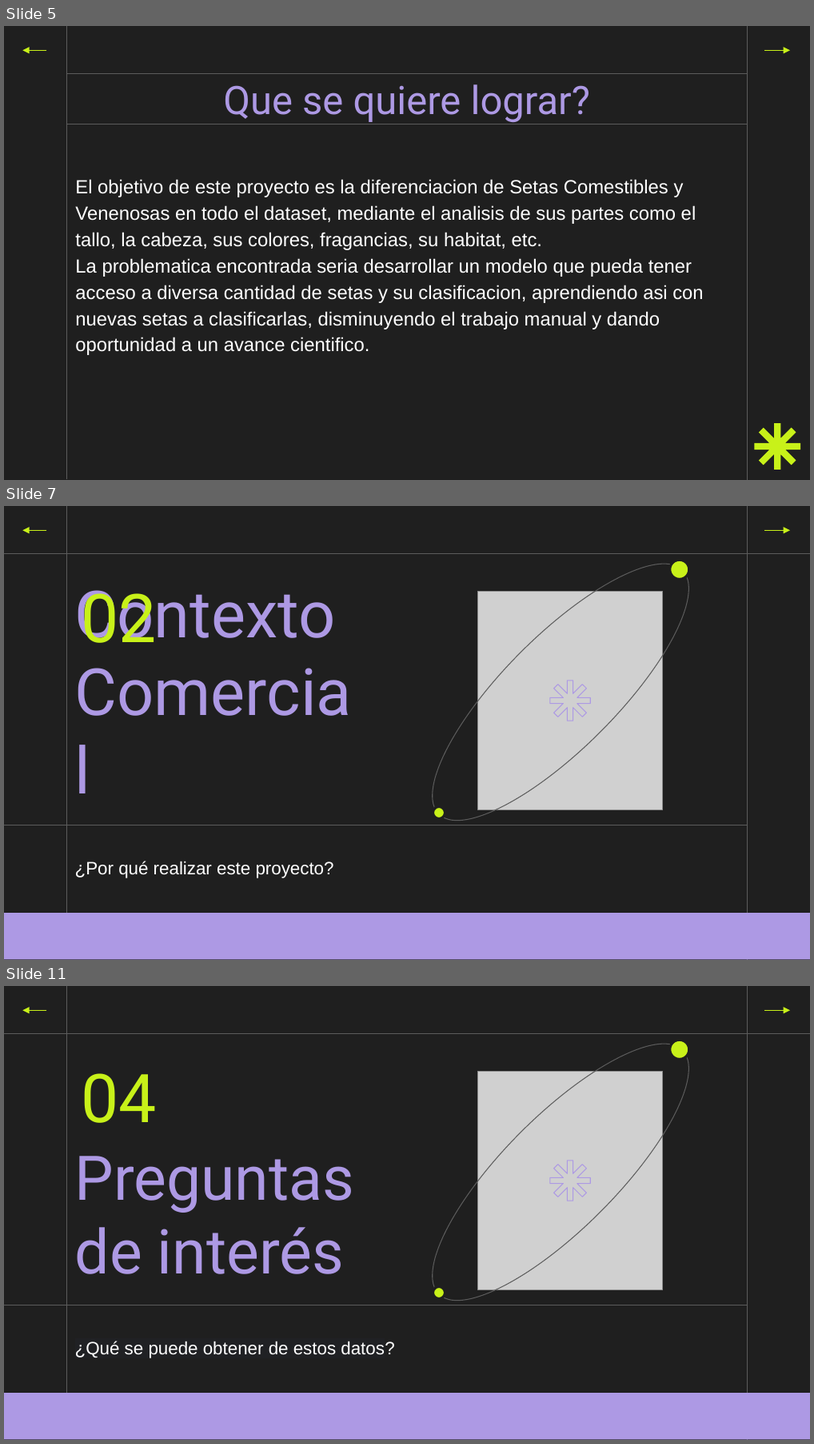
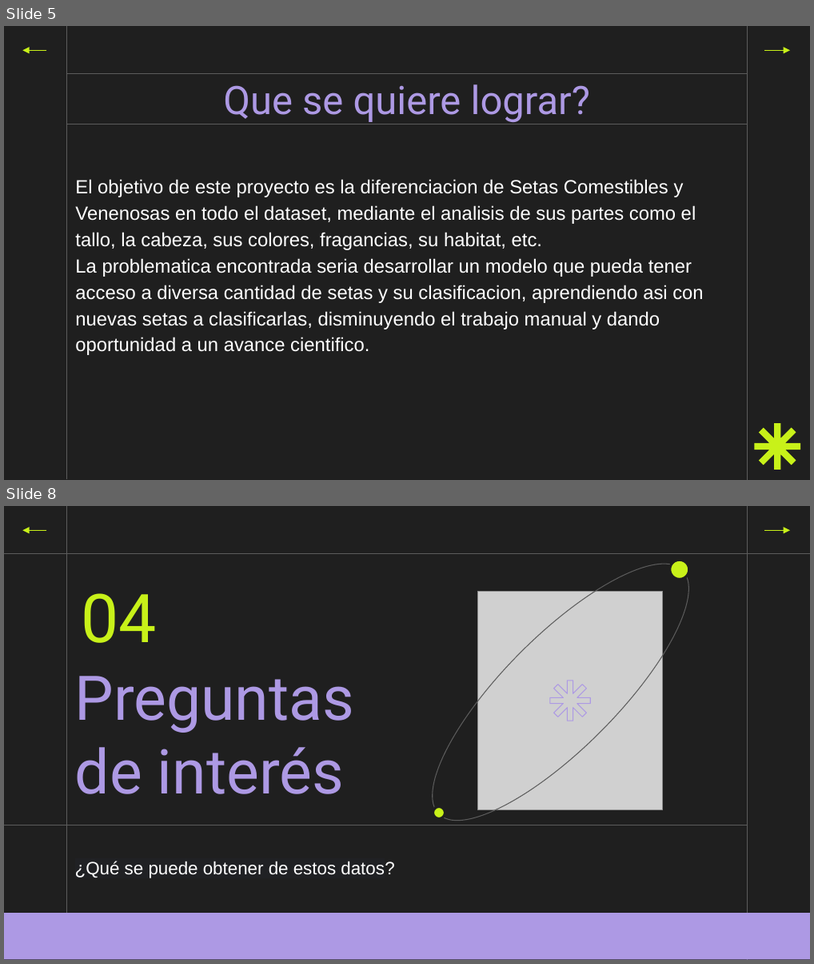
Before and after one commit to Sikriolc/DSCoder, a slide deck: DesafioFinalDS/Presentacion Final.pptx. Shown one above the other, each under a label of ours: slides 5, 7 and 11 before the commit, slides 5 and 8 after it; the slides between them are not shown. The pictures are 814x1444 and 814x964 pixels, drawn with LibreOffice and Linux fonts; fonts in the diff are those of the drawing; grey boxes stand for pictures. Boxes give left, top, right and bottom in pixels: in the first picture for what was removed or moved away, otherwise in the second. Text is boxed around its words. In the diff, an @@ line names an element or a change of style, - is before the commit and + after.

```diff
--- a/DesafioFinalDS/Presentacion Final.pptx
+++ b/DesafioFinalDS/Presentacion Final.pptx
@@ slide 7 removed at box(4, 506, 810, 960), background #1F1F1F; not listed: 4 template elements that a slide beside it also shows @@
@@ arrow removed from (46, 530) to (22, 530) @@
@@ ellipse removed at box(399, 530, 723, 854) @@
@@ arrow removed from (766, 530) to (790, 530) @@
@@ ellipse removed at box(670, 560, 690, 580) @@
@@ title removed at box(75, 590, 336, 643) @@
-Contexto
-Comercial
@@ title removed at box(82, 590, 157, 643) @@
-02
@@ picture removed at box(478, 591, 663, 809) @@
@@ freeform shape removed at box(550, 680, 590, 720) @@
@@ ellipse removed at box(433, 806, 445, 818) @@
@@ line removed from (746, 824) to (4, 824) @@
@@ subtitle removed at box(75, 860, 334, 878) @@
-¿Por qué realizar este proyecto?
@@ what was slide 11 is now slide 8 @@
```
Also in this commit, not shown: 4 slides changed, 2 other slides removed.
